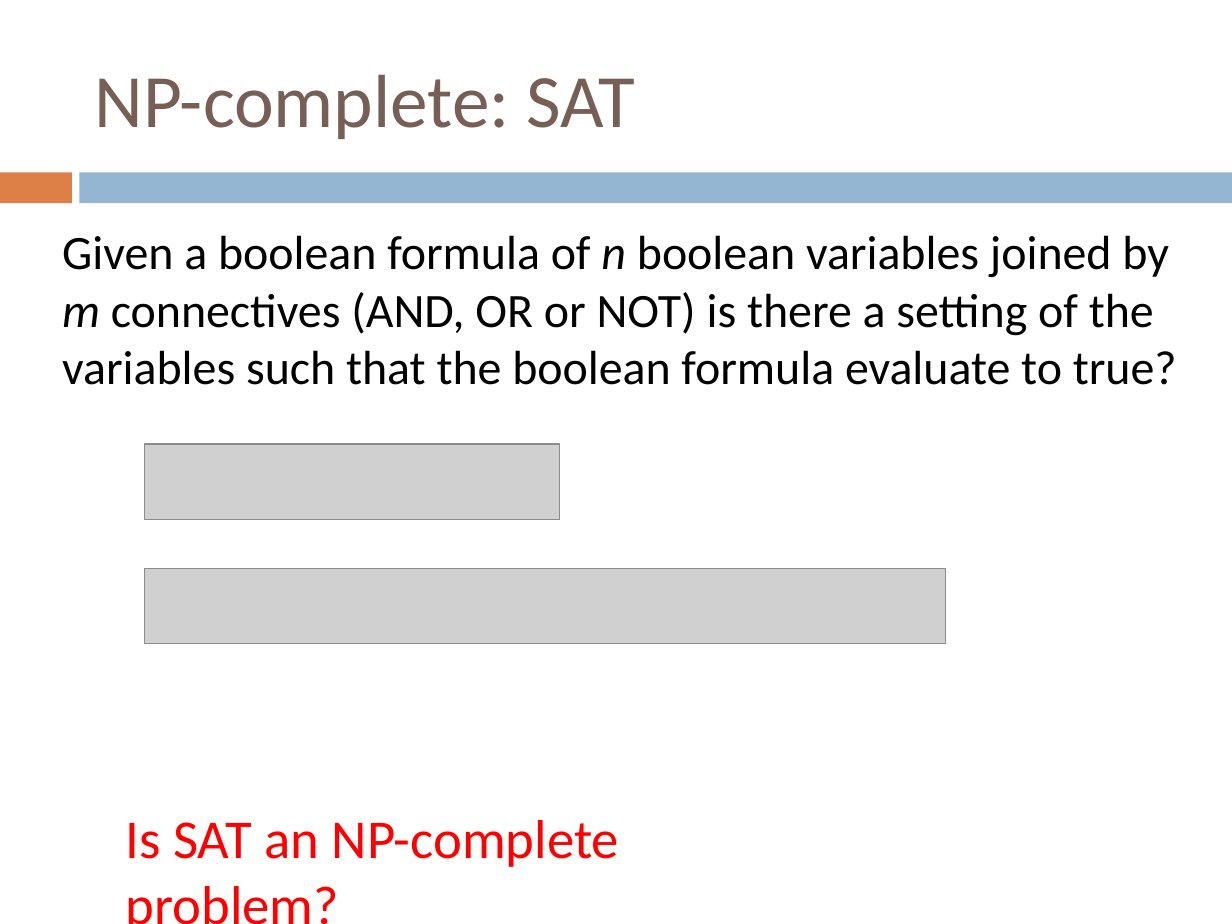
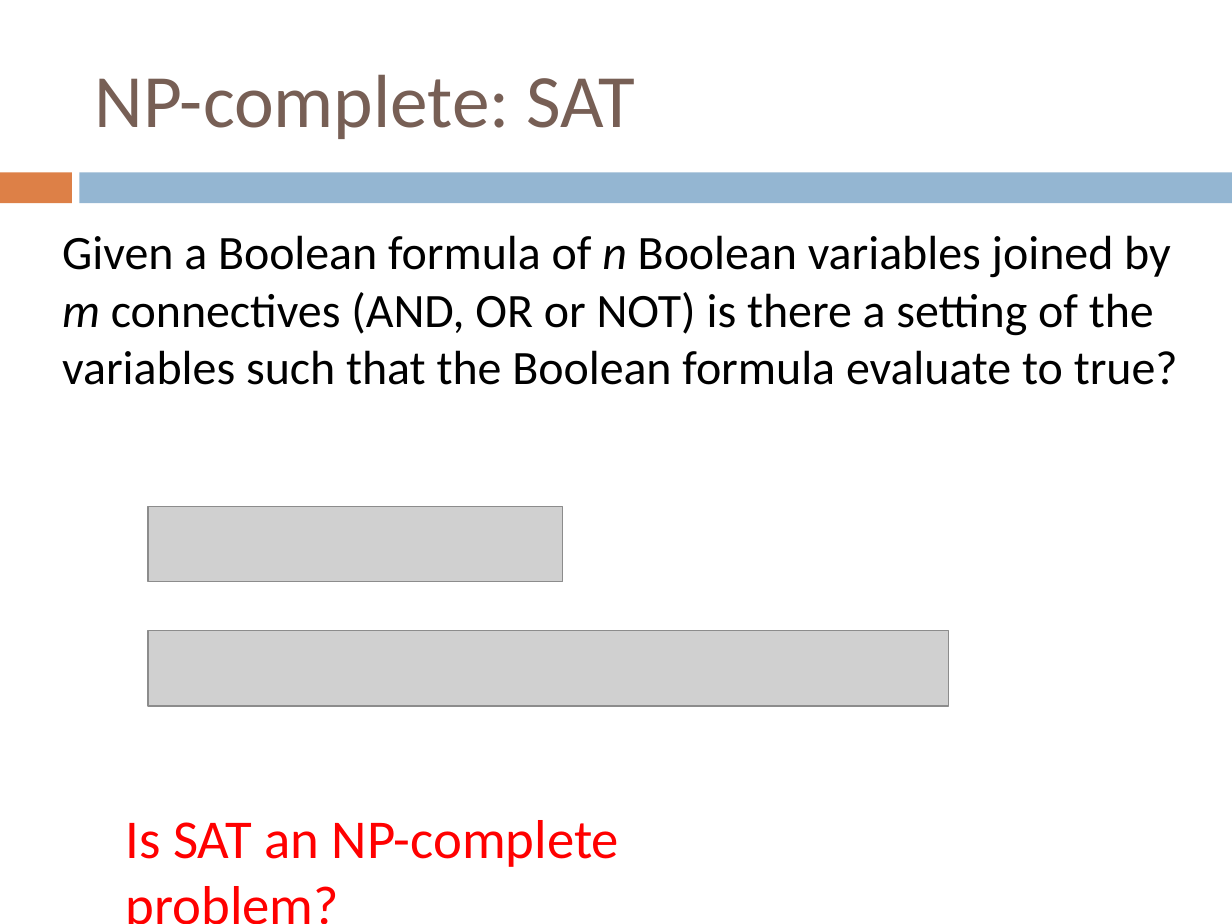
Before and after one commit to Collins-kariuk/Algorithms, a slide deck: slide 57 of Lectures/Lecture 23_NP-Complete Problems.pptx. Drawn at 1232x924 pixels with LibreOffice and Linux fonts; fonts in the diff are those of the drawing; grey boxes stand for pictures. Boxes give left, top, right and bottom in pixels: in the first picture for what was removed or moved away, otherwise in the second. Text is boxed around its words. In the diff, an @@ line names an element or a change of style, - is before the commit and + after.

```diff
--- a/Lectures/Lecture 23_NP-Complete Problems.pptx
+++ b/Lectures/Lecture 23_NP-Complete Problems.pptx
@@ text at <box>62,235,1178,385</box>: text changed @@
-Given a boolean formula of n boolean variables joined by m connectives (AND, OR or NOT) is there a setting of the variables such that the boolean formula evaluate to true?
+Given a Boolean formula of n Boolean variables joined by m connectives (AND, OR or NOT) is there a setting of the variables such that the Boolean formula evaluate to true?
@@ picture removed at <box>144,444,559,519</box> @@
@@ picture added at <box>148,506,563,582</box> @@
@@ picture removed at <box>144,568,945,643</box> @@
@@ picture added at <box>148,631,949,706</box> @@
```
Also in this commit, not shown: 40 other slides changed.
